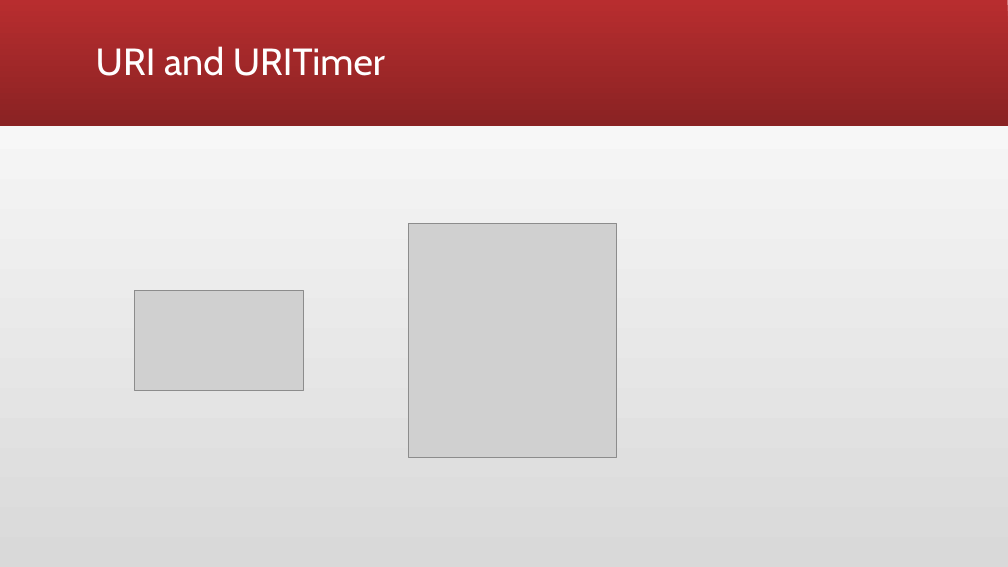
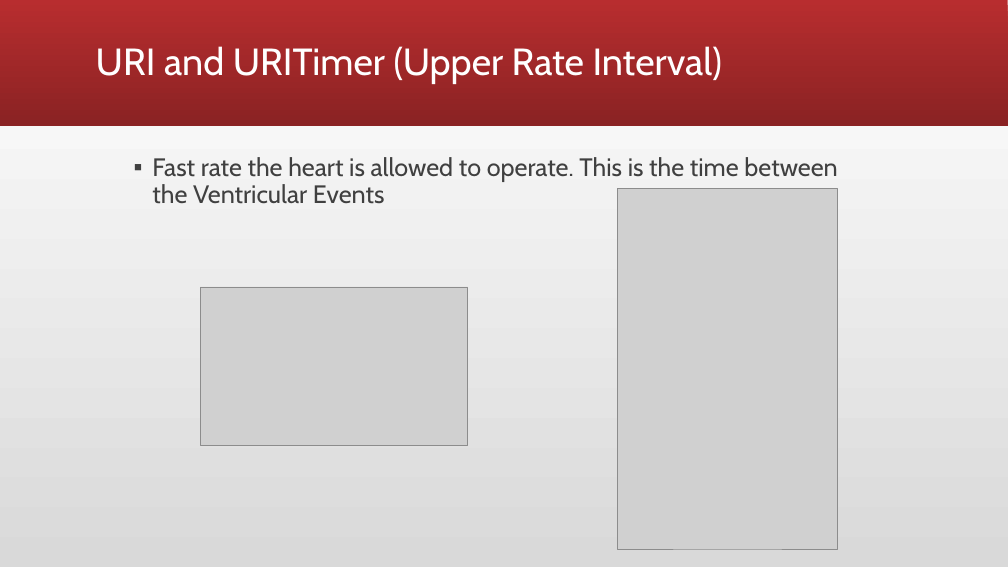
Before and after one commit to sherjeelshehzad/pacemaker, a slide deck: slide 7 of Assignment 2.pptx (slide 5 before the commit). Drawn at 1008x567 pixels with LibreOffice and Linux fonts; fonts in the diff are those of the drawing; grey boxes stand for pictures. Boxes give left, top, right and bottom in pixels: in the first picture for what was removed or moved away, otherwise in the second. Text is boxed around its words. In the diff, an @@ line names an element or a change of style, - is before the commit and + after.

```diff
--- a/Assignment 2.pptx
+++ b/Assignment 2.pptx
@@ title at [96,46,723,84]: text changed @@
-URI and URITimer
+URI and URITimer (Upper Rate Interval)
@@ text added at [152,157,837,204], 24 pt, text #404040 @@
+▪ Fast rate the heart is allowed to operate. This is the time between the Ventricular Events
@@ picture added at [617,188,838,549] @@
@@ picture removed at [409,223,617,457] @@
@@ picture: place and size @@
-picture at [135,290,303,390]
+picture at [200,287,468,446]
```
Also in this commit, not shown: 3 other slides changed, 3 slides added, 4 slides removed, 4 other files.
